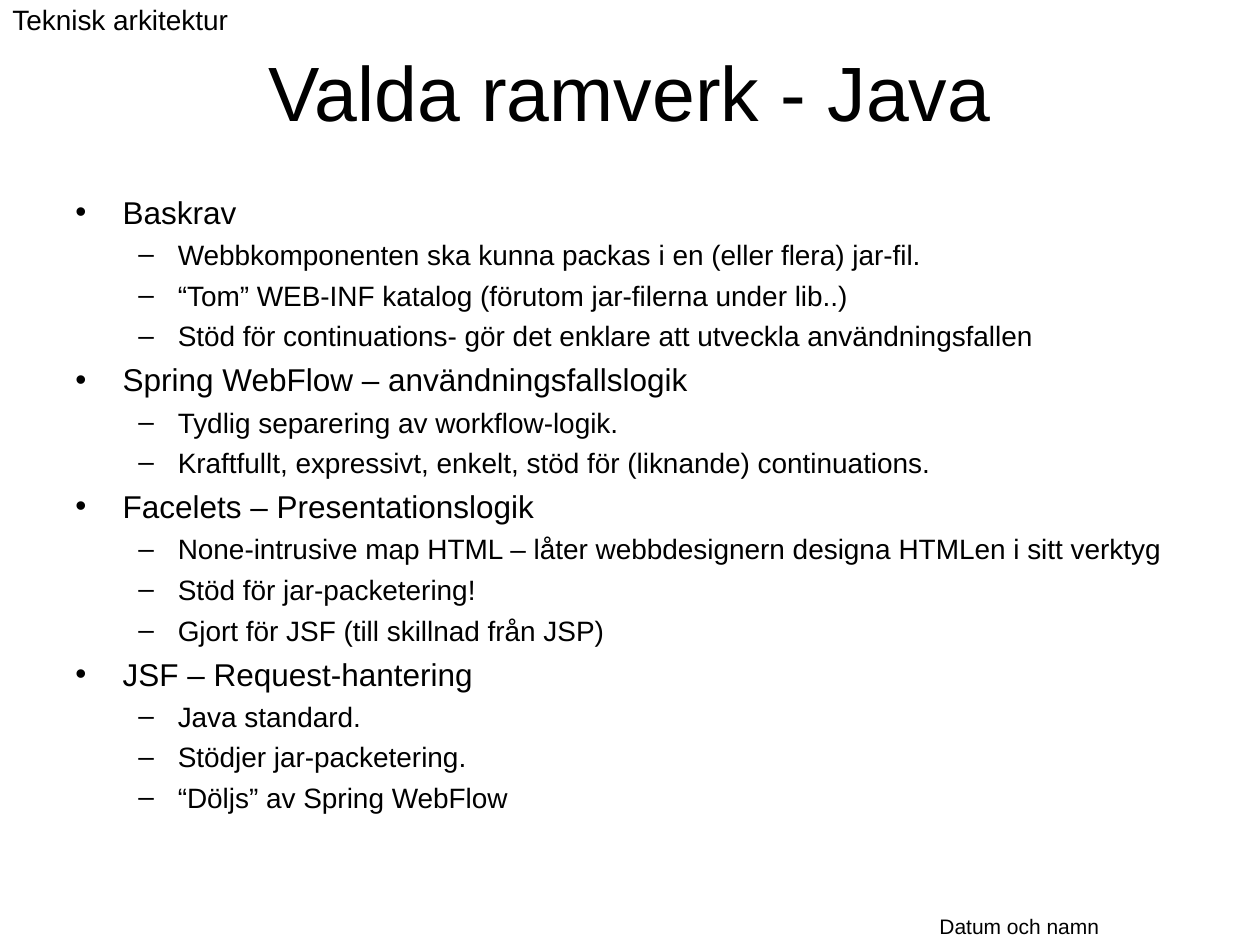
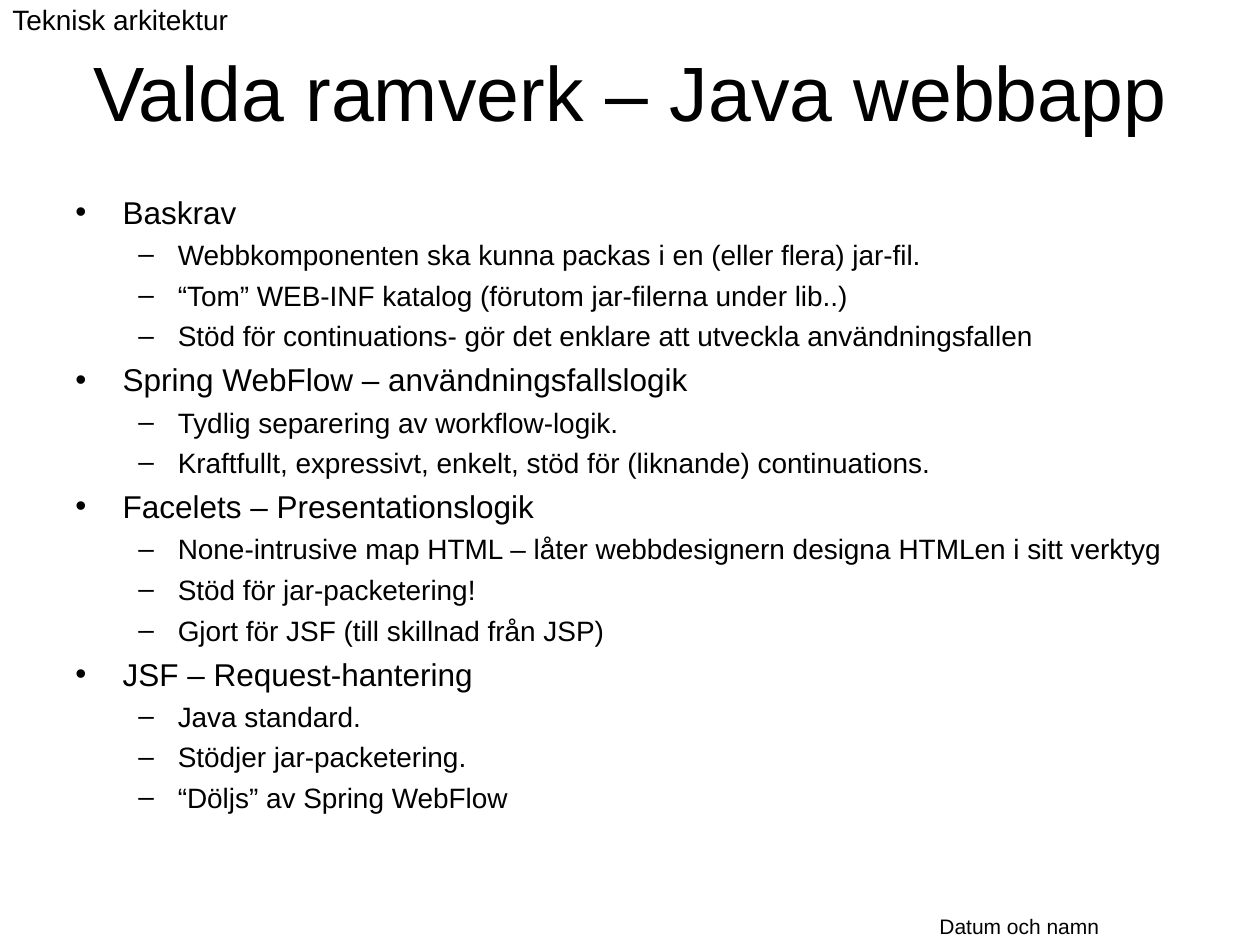
Before and after one commit to Vastra-Gotalandsregionen/oppna-program-hsatools, a slide deck: slide 46 of reference-architecture/Introduktion/Referensarkitektur_oversikt.ppt (slide 48 before the commit). Drawn at 1260x945 pixels with LibreOffice and Linux fonts; fonts in the diff are those of the drawing; background and template pictures are left out. Boxes give left, top, right and bottom in pixels: in the first picture for what was removed or moved away, otherwise in the second. Text is boxed around its words. In the diff, an @@ line names an element or a change of style, - is before the commit and + after.

```diff
--- a/reference-architecture/Introduktion/Referensarkitektur_oversikt.ppt
+++ b/reference-architecture/Introduktion/Referensarkitektur_oversikt.ppt
@@ title at bbox=[93, 65, 1166, 136]: text changed @@
-Valda ramverk - Java
+Valda ramverk – Java webbapp
```
Also in this commit, not shown: 4 other slides changed, 2 slides added, 2 slides removed, 2 other files.
